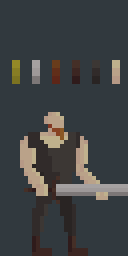
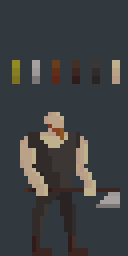
Layer changes from the first 128x256 image to the second:
painted on "Right Arm" over [52, 176, 128, 208]
painted on "Left Arm" over [84, 176, 100, 196]
